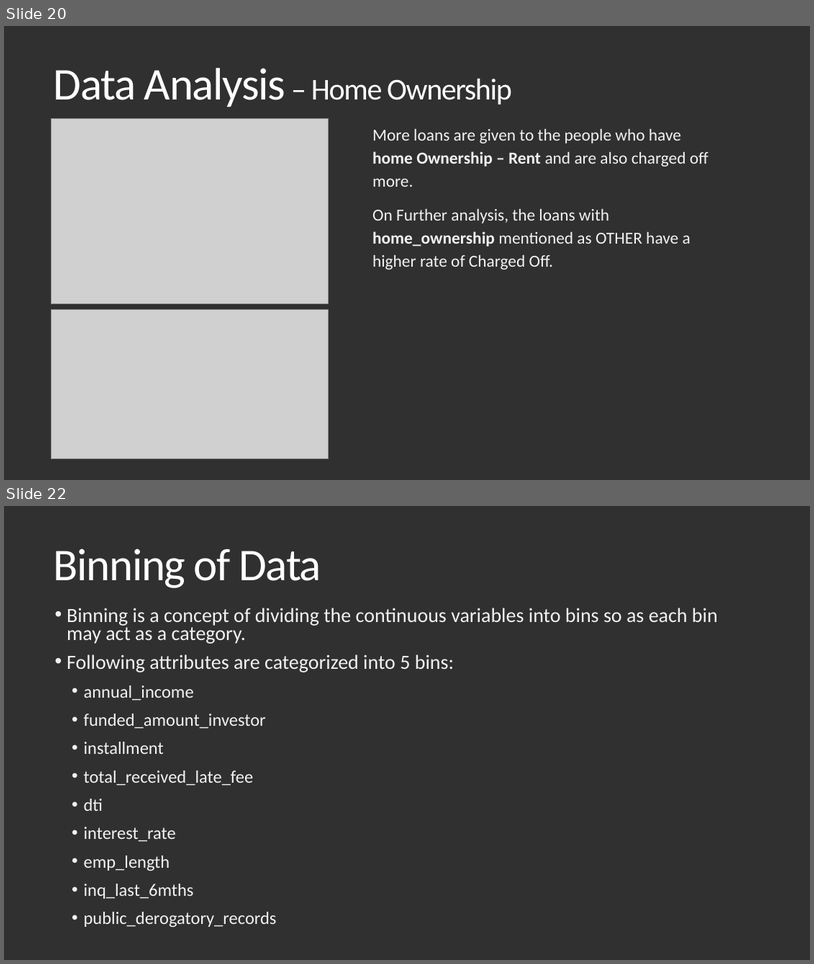
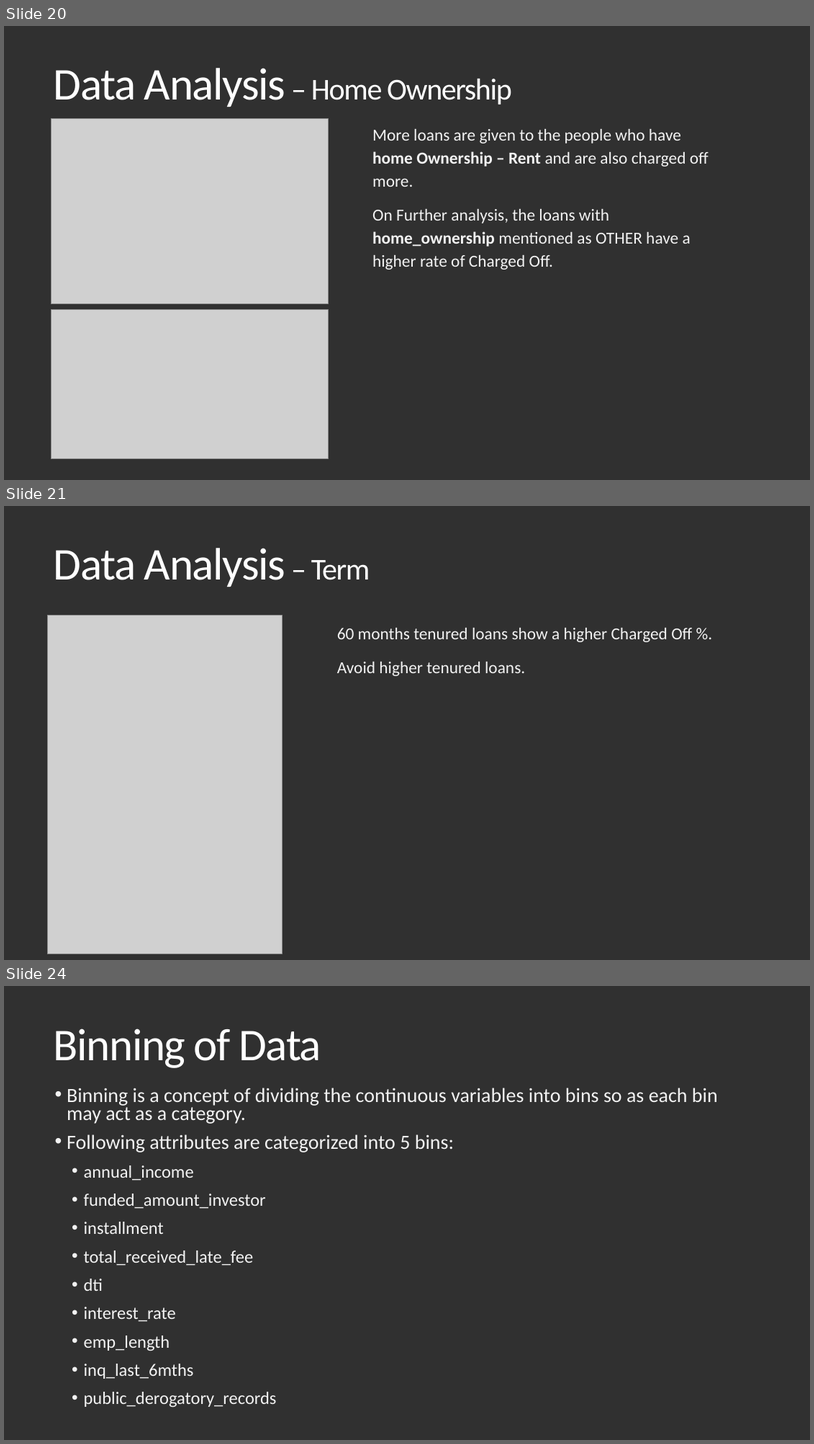
Before and after one commit to Vasista-Eranki/LendingClubCaseStudy, a slide deck: Lending Club Case Study.pptx. Shown one above the other, each under a label of ours: slides 20 and 22 before the commit, slides 20, 21 and 24 after it; the slides between them are not shown. The pictures are 814x964 and 814x1444 pixels, drawn with LibreOffice and Linux fonts; fonts in the diff are those of the drawing; grey boxes stand for pictures. Boxes give left, top, right and bottom in pixels: in the first picture for what was removed or moved away, otherwise in the second. Text is boxed around its words. In the diff, an @@ line names an element or a change of style, - is before the commit and + after.

```diff
--- a/Lending Club Case Study.pptx
+++ b/Lending Club Case Study.pptx
@@ slide 21 added at box(4, 506, 810, 960), background #303030 @@
@@ title added at box(54, 548, 370, 587), 54 pt, text #FFFFFF @@
+Data Analysis – Term
@@ picture added at box(47, 615, 282, 954) @@
@@ text added at box(337, 628, 692, 676), 20 pt, text #F2F2F2 @@
+  60 months tenured loans show a higher Charged Off %.
+  Avoid higher tenured loans.
@@ what was slide 22 is now slide 24 @@
```
Also in this commit, not shown: 8 slides changed, 2 other slides added, 1 other file.
